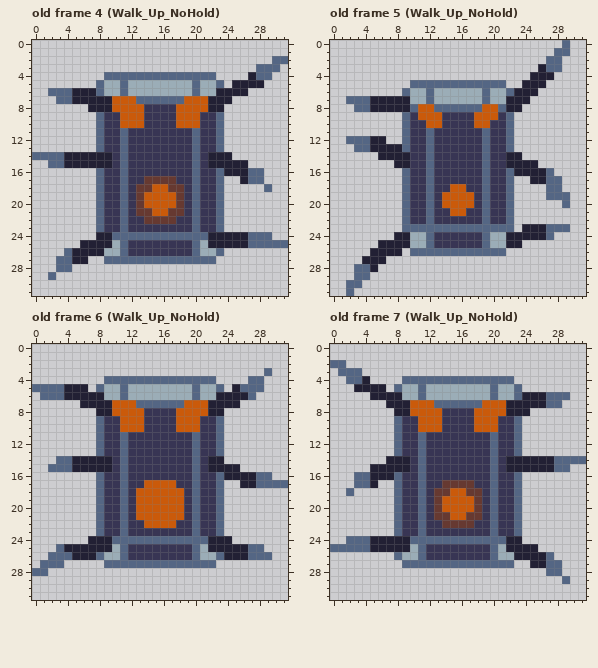
A pixel-art file gets an edit: Assets/Assets_Art/Robot_Sprites.aseprite. The picture above is the old version.
32x32 pixels, 13 frames. Shown: old frame 4 (Walk_Up_NoHold), old frame 5 (Walk_Up_NoHold), old frame 6 (Walk_Up_NoHold), old frame 7 (Walk_Up_NoHold). The commit also changed other frames, which this record leaves out.
And afterwards:
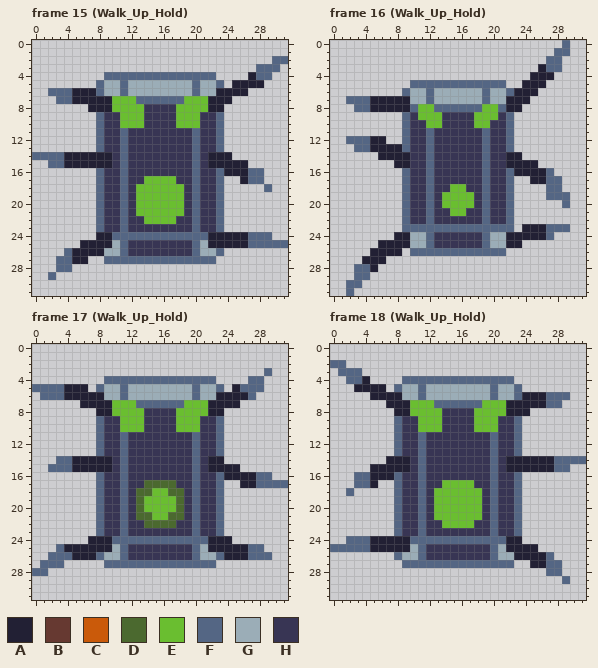
Palette (. is transparent): A #222034  B #663931  C #ca5a0a  D #4b692f  E #6abe30  F #546684  G #9badb7  H #383554
A new or re-ordered frame is compared with the old frame closest to it.
The exact change:
frames 13 -> 25
Frame 15 (Walk_Up_Hold) is new; against old frame 4 (Walk_Up_NoHold), layer "Body":
Colour E replaces colour B in row 17 at x 14 to 17; in row 18 at x 13 to 14 and 17 to 18; in rows 19 to 20 at x 13 and 18; in row 21 at x 13 to 14 and 17 to 18; in row 22 at x 14 to 17.
Colour E replaces colour C in row 7 at x 10 to 12 and 19 to 21; in row 8 at x 10 to 13 and 18 to 21; in rows 9 to 10 at x 11 to 13 and 18 to 20; in row 18 at x 15 to 16; in rows 19 to 20 at x 14 to 17; in row 21 at x 15 to 16.
Frame 16 (Walk_Up_Hold) is new; against old frame 5 (Walk_Up_NoHold), layer "Body":
Colour E replaces colour C in row 8 at x 11 to 12 and 19 to 20; in row 9 at x 11 to 13 and 18 to 20; in row 10 at x 12 to 13 and 18 to 19; in row 18 at x 15 to 16; in rows 19 to 20 at x 14 to 17; in row 21 at x 15 to 16.
Frame 17 (Walk_Up_Hold) is new; against old frame 6 (Walk_Up_NoHold), layer "Body":
Colour D replaces colour C in row 17 at x 14 to 17; in row 18 at x 13 to 14 and 17 to 18; in rows 19 to 20 at x 13 and 18; in row 21 at x 13 to 14 and 17 to 18; in row 22 at x 14 to 17.
Colour E replaces colour C in row 7 at x 10 to 12 and 19 to 21; in row 8 at x 10 to 13 and 18 to 21; in rows 9 to 10 at x 11 to 13 and 18 to 20; in row 18 at x 15 to 16; in rows 19 to 20 at x 14 to 17; in row 21 at x 15 to 16.
Frame 18 (Walk_Up_Hold) is new; against old frame 7 (Walk_Up_NoHold), layer "Body": the same change as frame 15 (Walk_Up_Hold)
